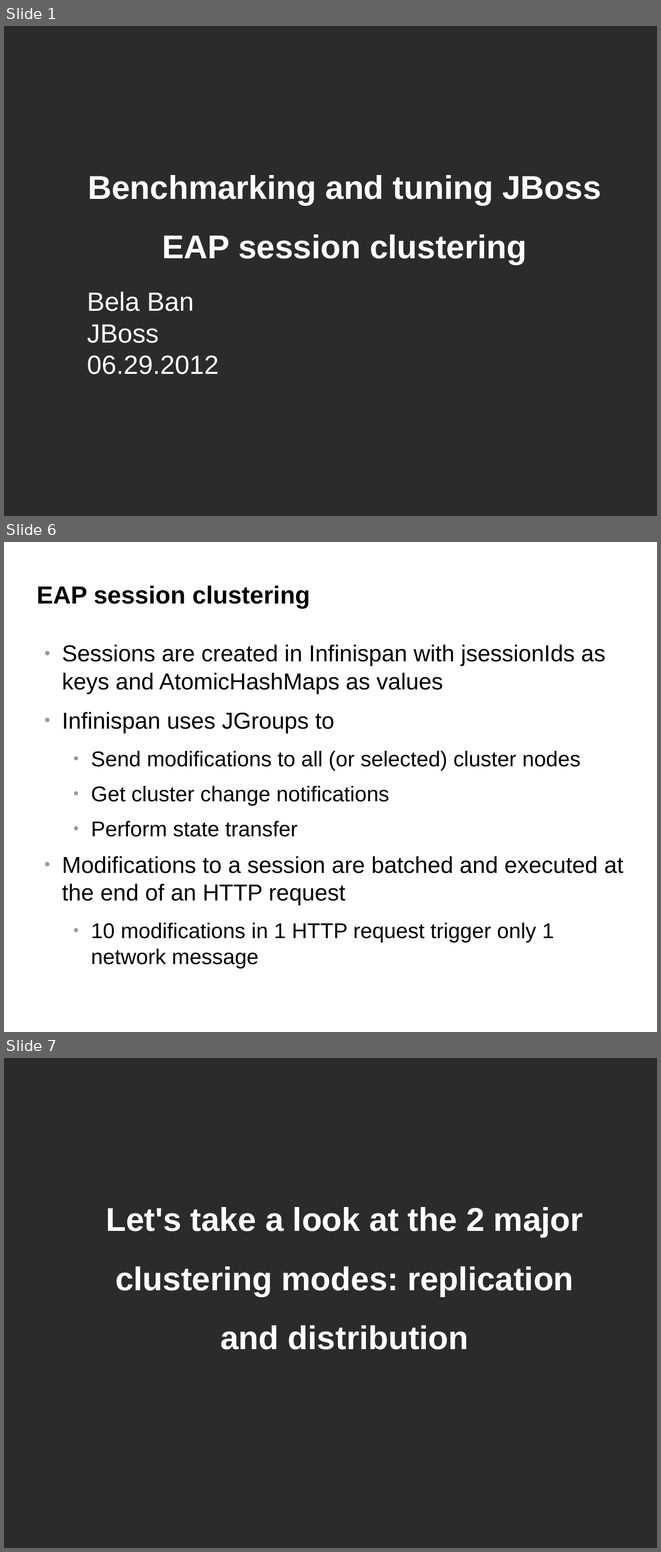
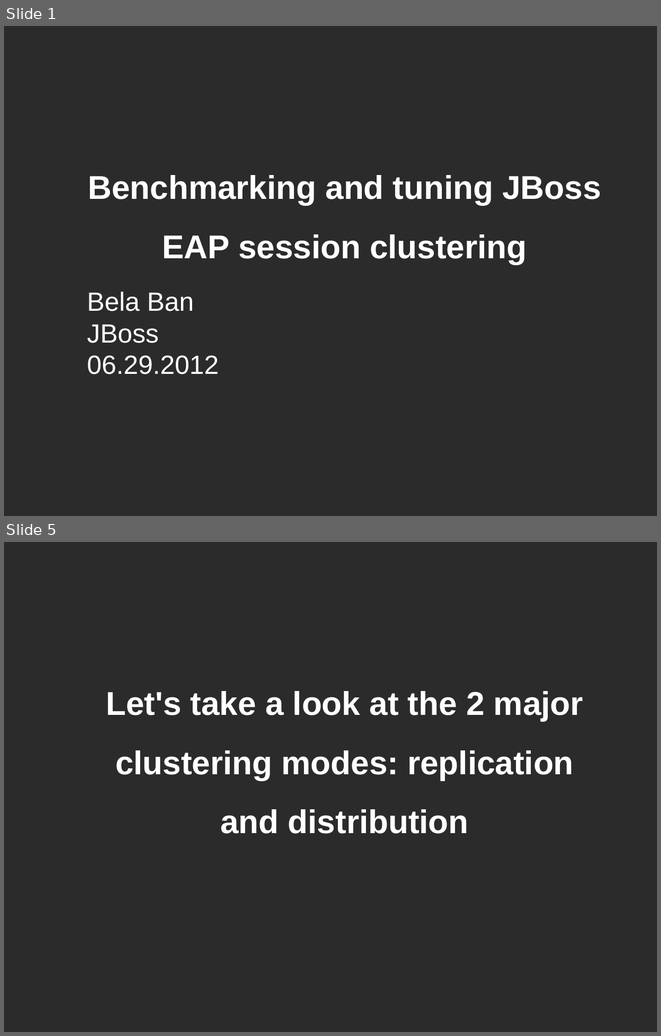
Before and after one commit to belaban/SessionPerf, a slide deck: docs/jbw2012.odp. Shown one above the other, each under a label of ours: slides 1, 6 and 7 before the commit, slides 1 and 5 after it; the slides between them are not shown. The pictures are 661x1552 and 661x1036 pixels, drawn with LibreOffice and Linux fonts; fonts in the diff are those of the drawing; background and template pictures are left out; a plain dark background stands for a picture behind light text. Boxes give left, top, right and bottom in pixels: in the first picture for what was removed or moved away, otherwise in the second. Text is boxed around its words. In the diff, an @@ line names an element or a change of style, - is before the commit and + after.

```diff
--- a/docs/jbw2012.odp
+++ b/docs/jbw2012.odp
@@ slide 6 removed at box(4, 542, 657, 1032), background #FFFFFF @@
@@ title removed at box(37, 585, 310, 608) @@
-EAP session clustering
@@ text removed at box(62, 644, 623, 942) @@
-● Sessions are created in Infinispan with jsessionIds as keys and AtomicHashMaps as values
-● Infinispan uses JGroups to
-  ● Send modifications to all (or selected) cluster nodes
-  ● Get cluster change notifications
-  ● Perform state transfer
-● Modifications to a session are batched and executed at the end of an HTTP request
-  ● 10 modifications in 1 HTTP request trigger only 1 network message
@@ what was slide 7 is now slide 5 @@
```
Also in this commit, not shown: 12 slides changed, 3 slides added, 4 other slides removed.
